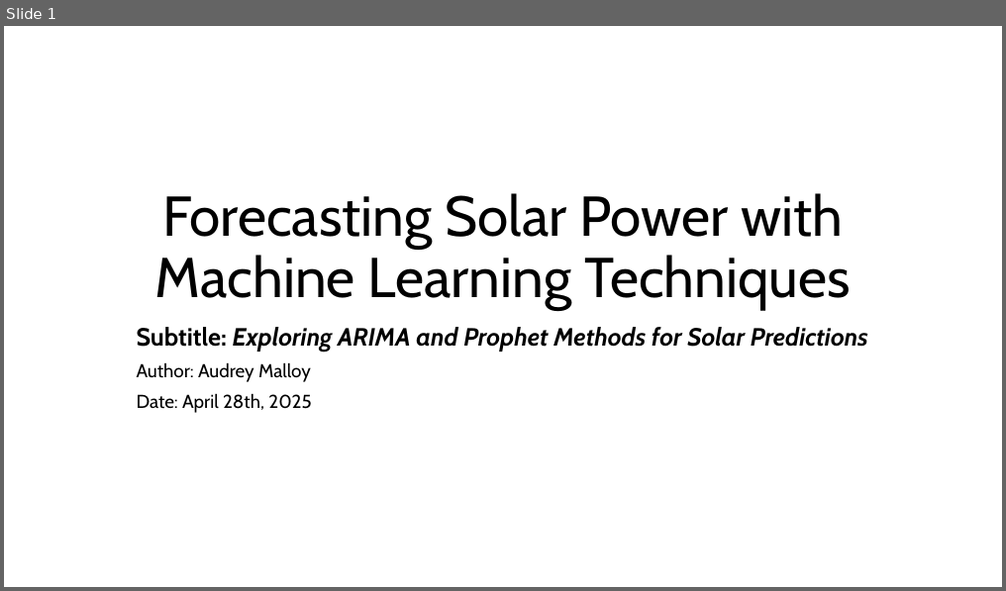
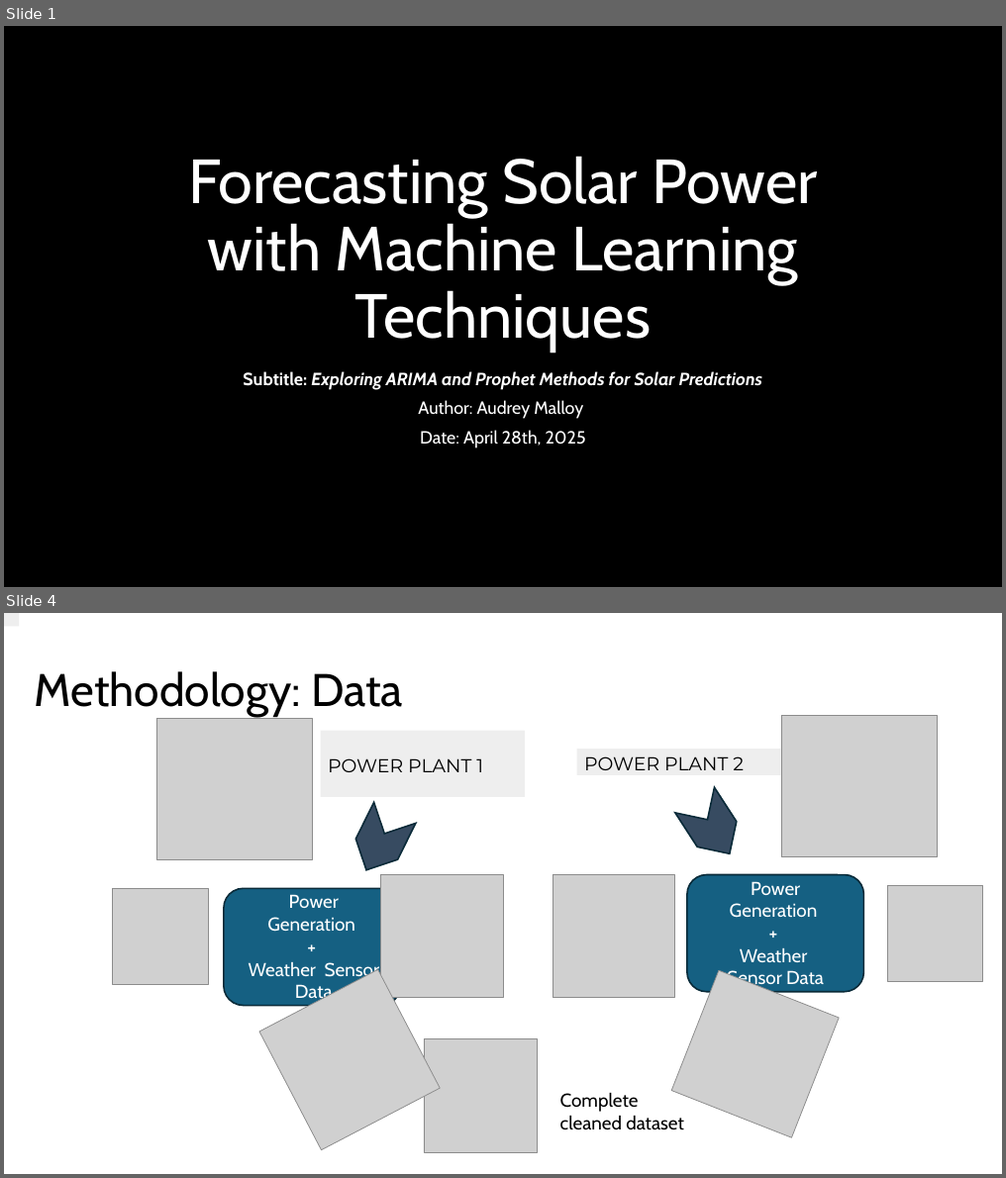
Before and after one commit to audreymalloy/Springboard_DataScience, a slide deck: Capstone-3-Solar/Documentation/Capstone_3_Final_Presentation_Malloy.pptx. Shown one above the other, each under a label of ours: slide 1 before the commit, slides 1 and 4 after it; the slides between them are not shown. The pictures are 1006x591 and 1006x1178 pixels, drawn with LibreOffice and Linux fonts; fonts in the diff are those of the drawing; grey boxes stand for pictures; background and template pictures are left out. Boxes give left, top, right and bottom in pixels: in the first picture for what was removed or moved away, otherwise in the second. Text is boxed around its words. In the diff, an @@ line names an element or a change of style, - is before the commit and + after.

```diff
--- a/Capstone-3-Solar/Documentation/Capstone_3_Final_Presentation_Malloy.pptx
+++ b/Capstone-3-Solar/Documentation/Capstone_3_Final_Presentation_Malloy.pptx
@@ slide 4 added at bbox=[4, 613, 1002, 1174], background #FFFFFF @@
@@ rectangle added at bbox=[4, 613, 19, 626], fill #EEEEEE @@
@@ title added at bbox=[34, 671, 403, 717], 44 pt, text #000000 @@
+Methodology: Data
@@ picture added at bbox=[156, 718, 313, 861] @@
@@ picture added at bbox=[781, 716, 937, 858] @@
@@ text added at bbox=[328, 759, 483, 772], 18 pt, text #000000 @@
+POWER PLANT 1
@@ rectangle added at bbox=[576, 749, 781, 774], fill #EEEEEE, 18 pt, text #000000 @@
+POWER PLANT 2
@@ chevron added at bbox=[675, 787, 749, 866], fill #374B61, outline #092A39 1.5 pt @@
@@ chevron added at bbox=[346, 802, 416, 880], fill #374B61, outline #092A39 1.5 pt @@
@@ picture added at bbox=[380, 875, 503, 998] @@
@@ picture added at bbox=[552, 875, 675, 998] @@
@@ rounded rectangle added at bbox=[687, 875, 864, 992], fill #156082, outline #092A39 1.5 pt @@
@@ picture added at bbox=[113, 888, 208, 984] @@
@@ rounded rectangle added at bbox=[224, 888, 401, 1005], fill #156082, outline #092A39 1.5 pt @@
@@ text added at bbox=[249, 894, 380, 1003], 18 pt, text #FFFFFF @@
+Power Generation
++
+Weather Sensor Data
@@ text added at bbox=[718, 903, 828, 988], 18 pt, text #000000 @@
+Power Generation
++
+Weather Data
@@ text added at bbox=[727, 881, 824, 990], 18 pt, text #FFFFFF @@
+Power Generation
++
+Weather
+Sensor Data
@@ picture added at bbox=[887, 885, 983, 981] @@
@@ picture added at bbox=[259, 969, 440, 1151] @@
@@ picture added at bbox=[671, 970, 839, 1138] @@
@@ picture added at bbox=[424, 1039, 538, 1153] @@
@@ text added at bbox=[560, 1092, 684, 1131], 18 pt, text #000000 @@
+Complete cleaned dataset
@@ slide 1 changed as well @@
@@ background #FFFFFF to picture (left out) @@
@@ title "Forecasting Solar Power with Machine ..." at bbox=[188, 156, 817, 352]: size 54 to 60 pt, text colour #000000 to #FFFFFF @@
@@ subtitle "Subtitle: Exploring ARIMA and Prophet ...": place and size @@
-subtitle "Subtitle: Exploring ARIMA and Prophet ..." at bbox=[137, 327, 868, 413]
+subtitle "Subtitle: Exploring ARIMA and Prophet ..." at bbox=[243, 372, 762, 449]
@@ subtitle "Subtitle: Exploring ARIMA and Prophet ..." at bbox=[243, 372, 762, 449]: size 24 to 17 pt in "Subtitle: Exploring ARIMA and Prophet Methods for ..."; text colour #000000 to #FFFFFF; size 18 to 17 pt in "Author: Audrey Malloy", "Date: April 28th, 2025"; alignment left to centre @@
```
Also in this commit, not shown: 18 other slides added, 8 slides removed, 2 other files.
